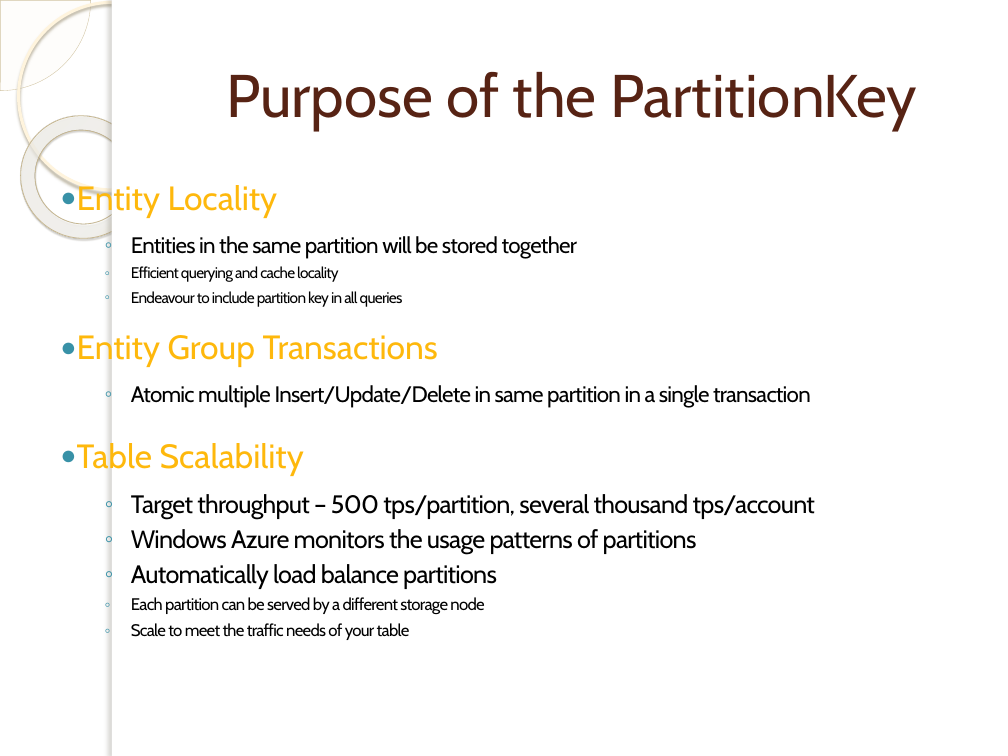
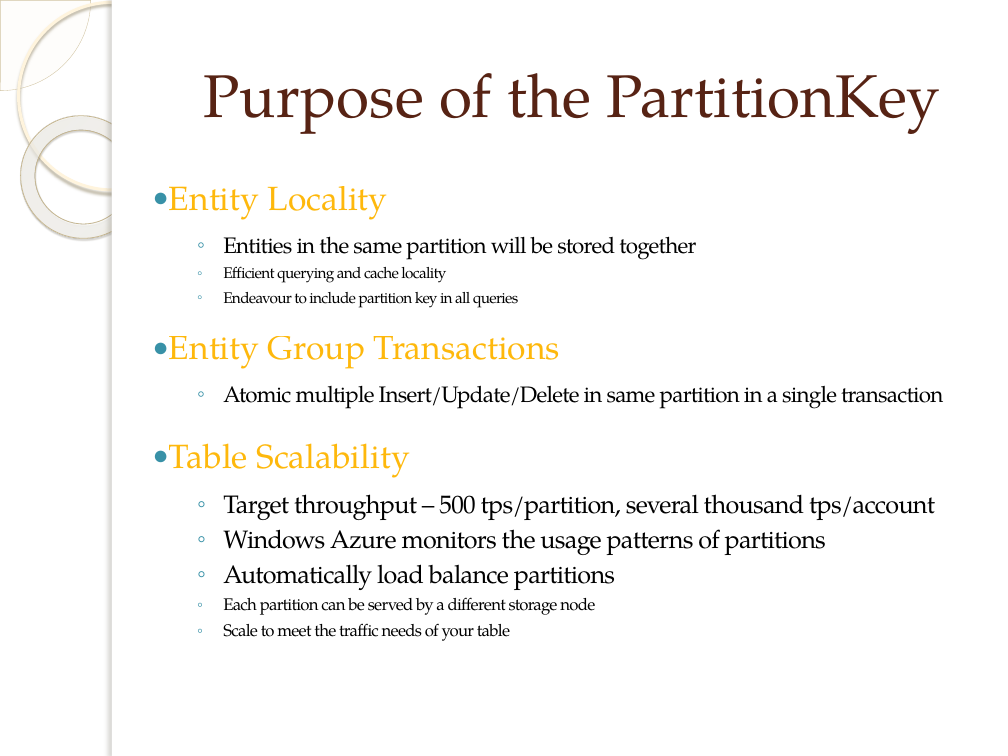
Before and after one commit to plwest-atmark/RealTimeWebAppDev, a slide deck: slide 14 of Chapter04/AzureStorageTest_Example/AzureStorageTest_Example/Azure Cloud Storage.pptx. Drawn at 1008x756 pixels with LibreOffice and Linux fonts; fonts in the diff are those of the drawing; background and template pictures are left out. Boxes give left, top, right and bottom in pixels: in the first picture for what was removed or moved away, otherwise in the second. Text is boxed around its words. In the diff, an @@ line names an element or a change of style, - is before the commit and + after.

```diff
--- a/Chapter04/AzureStorageTest_Example/AzureStorageTest_Example/Azure Cloud Storage.pptx
+++ b/Chapter04/AzureStorageTest_Example/AzureStorageTest_Example/Azure Cloud Storage.pptx
@@ title "Purpose of the PartitionKey" at [204, 73, 939, 134]: font Cabin to TeX Gyre Pagella @@
@@ text "Entity Locality" at [169, 186, 943, 641]: font Cabin to TeX Gyre Pagella @@
@@ text "Entity Locality": place and size @@
-text "Entity Locality" at [77, 185, 815, 640]
+text "Entity Locality" at [169, 186, 943, 641]
```
Also in this commit, not shown: 14 other slides changed, 26 slides added, 1 other file.
